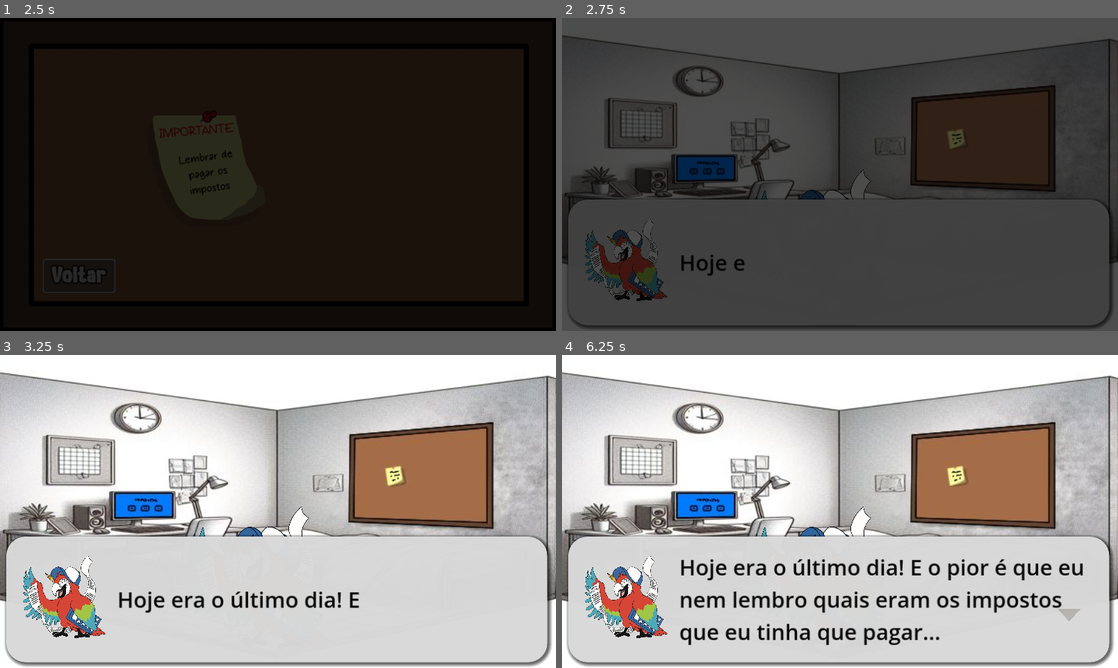
Above: before the commit, frames 1-4 (two rows, left to right).
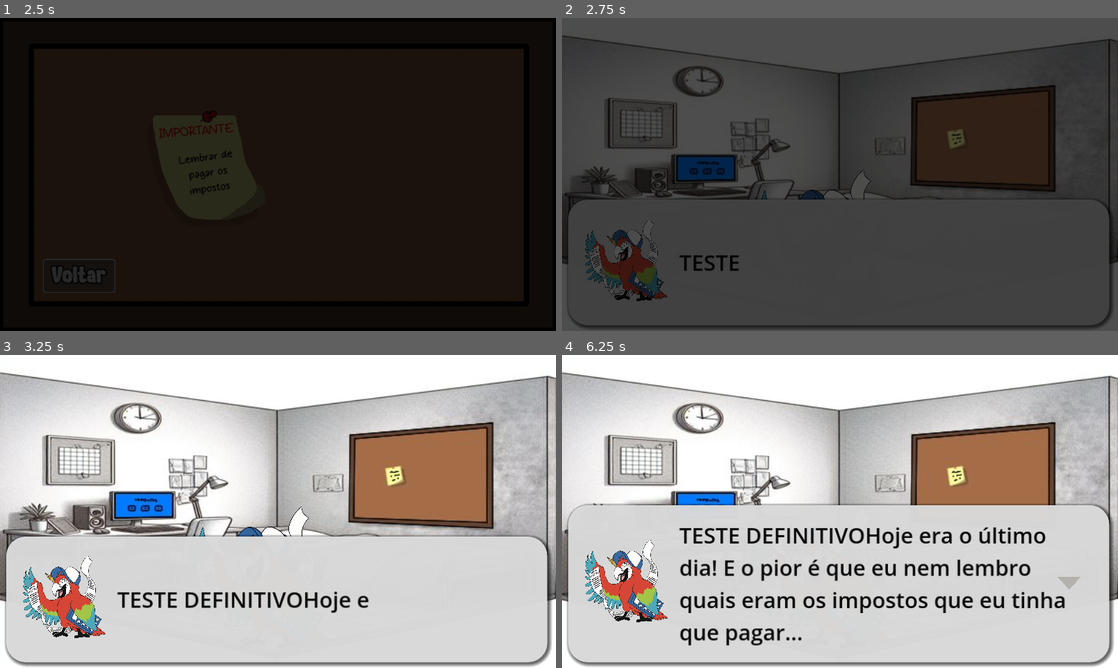
Above: after the commit, the same moments.

Repository: JhonyC13/guess-the-word-godot
Game: Godot game, scene res://scenes/cenario_quarto.tscn
Same seed, same stepped clock (60 frames per second), same inputs: the game is played once before the commit and once after it.
Inputs (mouse positions are in pixels of both pictures, inside the frame that each line leads up to):
- Up to frame 1 (2.5 s): tap Enter at 0.5 s; move the mouse to (400, 158) at 0.52 s; press the mouse at (400, 158) at 0.53 s; move the mouse to (166, 190) at 1.27 s; release the mouse at (166, 190) at 1.28 s; click (166, 190) at 1.35 s; click "Voltar" at 2 s
- Up to frame 2 (2.75 s): no input
- Up to frame 3 (3.25 s): move the mouse to (333, 442) at 2.77 s; press the mouse at (333, 442) at 2.78 s
- Up to frame 4 (6.25 s): move the mouse to (812, 574) at 3.52 s; release the mouse at (812, 574) at 3.53 s; click (812, 574) at 3.6 s; move the mouse to (1006, 558) at 4.27 s; press the mouse at (1006, 558) at 4.28 s; move the mouse to (673, 464) at 5.02 s; release the mouse at (673, 464) at 5.03 s; click (673, 464) at 5.1 s; move the mouse to (867, 511) at 5.77 s; press the mouse at (867, 511) at 5.78 s

Frame 1 is identical in both runs. In frame 2, 0.3% of the frame differs, in the area x 21-33%, y 75-83%; in frame 3, 1.6%; in frame 4, 17%, in the area x 0-100%, y 47-93%.

Commit message:
mais um teste

Diff:
--- a/dialogues/arara_dialogue.json
+++ b/dialogues/arara_dialogue.json
@@ -2,7 +2,7 @@
 	{
 		"title": "Start",
 		"tags": "",
-		"body": "<<gd.change_portrait(0)>>\nHoje era o último dia! E o pior é que eu …(280 unchanged characters)…
+		"body": "<<gd.change_portrait(0)>>\nTESTE DEFINITIVOHoje era o último dia! E o pior é que eu …(280 unchanged characters)…
 		"position": {
 			"x": 788,
 			"y": 62
--- a/teste_github.tscn
+++ b/teste_github.tscn
@@ -1,8 +1,10 @@
-[gd_scene load_steps=2 format=3 uid="uid://4yu4yo6aa46s"]
+[gd_scene load_steps=3 format=3 uid="uid://4yu4yo6aa46s"]
 
+[ext_resource type="Script" path="res://teste_github.gd" id="1_18dx3"]
 [ext_resource type="Texture2D" uid="uid://dqdfno8p2heh1" path="res://icon.svg" id="1_qyjep"]
 
 [node name="TESTE GITHUB" type="Node2D"]
+script = ExtResource("1_18dx3")
 
 [node name="Sprite2D" type="Sprite2D" parent="."]
 position = Vector2(212, 182)
